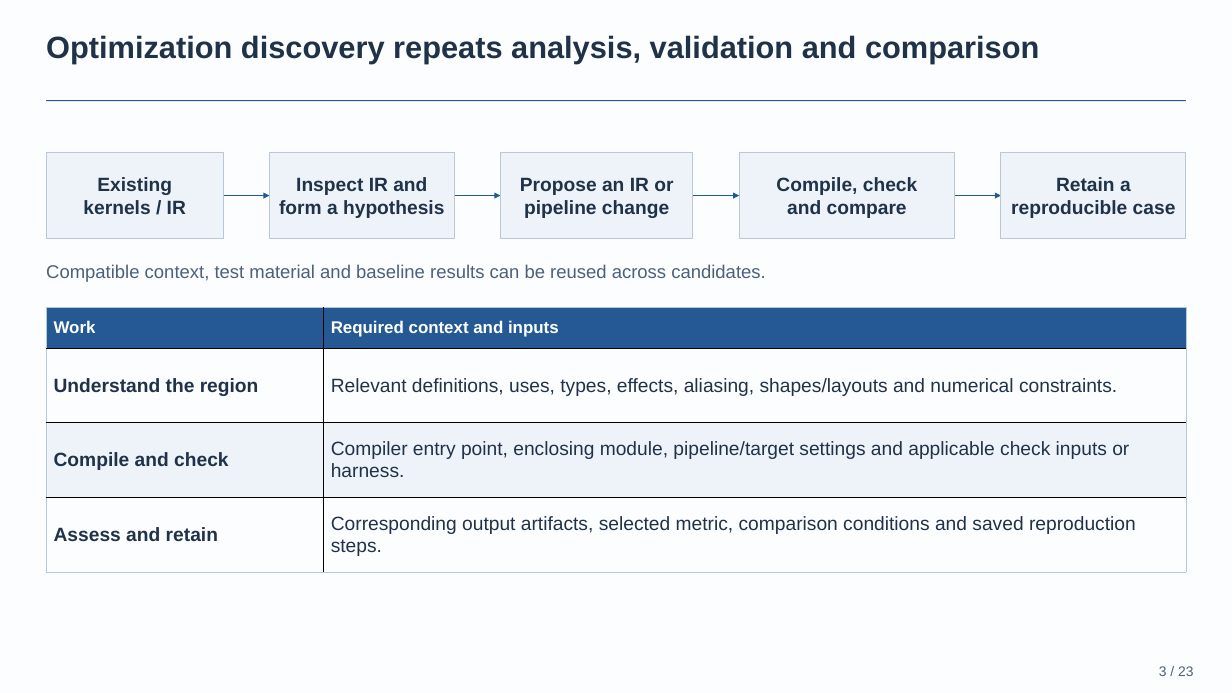
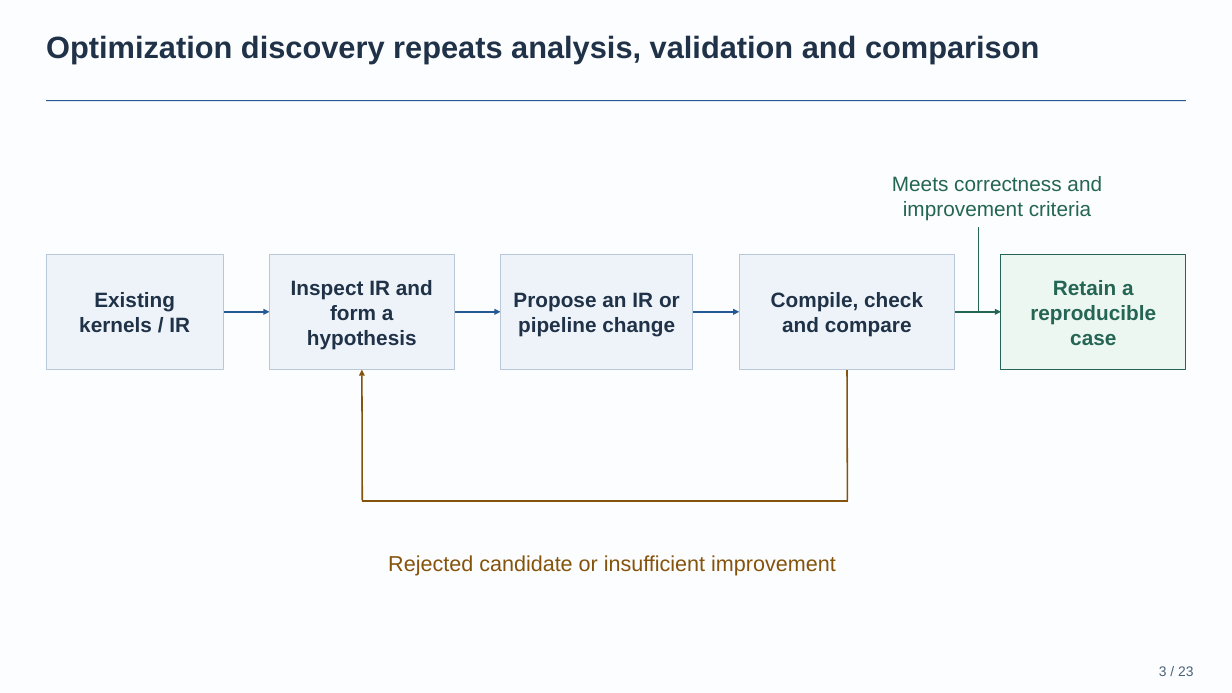
Before and after one commit to BonZirka/ascend-npu-optimization-research, a slide deck: slide 3 of output/ascend-optimization-pitch/ascend-optimization-technical.pptx. Drawn at 1232x693 pixels with LibreOffice and Linux fonts; fonts in the diff are those of the drawing. Boxes give left, top, right and bottom in pixels: in the first picture for what was removed or moved away, otherwise in the second. Text is boxed around its words. In the diff, an @@ line names an element or a change of style, - is before the commit and + after.

Commit message:
Show investigation iteration on slide three

```diff
--- a/output/ascend-optimization-pitch/ascend-optimization-technical.pptx
+++ b/output/ascend-optimization-pitch/ascend-optimization-technical.pptx
@@ text added at bbox=[892, 176, 1102, 221], 20.2 pt, text #246553 @@
+Meets correctness and
+improvement criteria
@@ arrow removed from (955, 196) to (1001, 196) @@
@@ line added from (978, 227) to (978, 311), #246553 1.5 pt @@
@@ size 18.8 to 20.2 pt in 4 elements at bbox=[739, 254, 955, 370], bbox=[500, 254, 692, 370], bbox=[270, 254, 455, 370], bbox=[46, 254, 223, 370] @@
@@ rectangle "Existing": place and size @@
-rectangle "Existing" at bbox=[46, 152, 223, 239]
+rectangle "Existing" at bbox=[46, 254, 223, 370]
@@ text removed at bbox=[46, 264, 765, 282] @@
-Compatible context, test material and baseline results can be reused across candidates.
@@ rectangle "Inspect IR and": place and size @@
-rectangle "Inspect IR and" at bbox=[270, 152, 455, 239]
+rectangle "Inspect IR and" at bbox=[270, 254, 455, 370]
@@ rectangle "Propose an IR or": place and size @@
-rectangle "Propose an IR or" at bbox=[500, 152, 692, 239]
+rectangle "Propose an IR or" at bbox=[500, 254, 692, 370]
@@ rectangle "Compile, check": place and size @@
-rectangle "Compile, check" at bbox=[739, 152, 955, 239]
+rectangle "Compile, check" at bbox=[739, 254, 955, 370]
@@ rectangle "Retain a": place and size @@
-rectangle "Retain a" at bbox=[1001, 152, 1185, 239]
+rectangle "Retain a" at bbox=[1001, 254, 1185, 370]
@@ rectangle "Retain a" at bbox=[1001, 254, 1185, 370]: size 18.8 to 20.2 pt, text colour #203248 to #246553; fill #EDF3F9 to #EDF7F2; outline #B8C8D9 0.98 pt to #246553 0.98 pt @@
@@ table removed at bbox=[46, 307, 1185, 572], 4 rows, 2 columns @@
-Work | Required context and inputs
-Understand the region | Relevant definitions, uses, types, effects, aliasing, shapes/layouts and numerical constraints.
-Compile and check | Compiler entry point, enclosing module, pipeline/target settings and applicable check inputs or harness.
-Assess and retain | Corresponding output artifacts, selected metric, comparison conditions and saved reproduction steps.
@@ 3 arrows: place and size @@
-3 arrows at bbox=[223, 196, 739, 196]
+3 arrows at bbox=[223, 312, 739, 312]
@@ arrow added from (955, 312) to (1001, 312), #246553 1.5 pt @@
@@ arrow added from (362, 500) to (362, 370), #85530B 1.5 pt @@
@@ line added from (847, 370) to (847, 500), #85530B 1.5 pt @@
@@ line added from (848, 501) to (362, 501), #85530B 1.5 pt @@
@@ text added at bbox=[388, 555, 836, 576], 21 pt, text #85530B @@
+Rejected candidate or insufficient improvement
```
Also in this commit, not shown: 4 other files.
